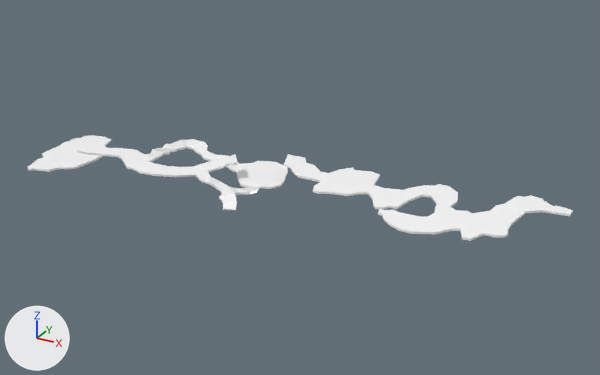
What one commit did to the FBX model CryptFlip/Assets/Models/floor.fbx.
Both versions are drawn from a 50 mm camera at (50.0, -334.0, 152.0) aimed at (-123.0, -20.0, -6.0). Arrows for +X, +Y and +Z are at lower left; the lights stay in place. Where no turn or scale is listed for an object, it has been applied to the vertices.

Before the edit, the objects in view are built like this:
```python
me_mesh = bpy.data.meshes.new('Mesh')
me_mesh.from_pydata(...)  # 460 vertices, 911 faces; spans x -268.0..-3.0, y -60.0..8.0, z -9.0..1.0
me_mesh.materials.append(mat_cavewall)  # white #ffffff
ob_floor = bpy.data.objects.new('floor', me_mesh)
ob_floor.location = (0.0, 0.0, 0.0)
```
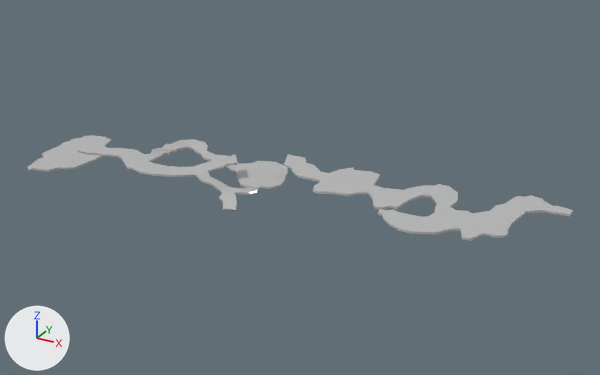
Diff of the bpy script that builds the scene:
```diff
--- a/CryptFlip/Assets/Models/floor.fbx.py
+++ b/CryptFlip/Assets/Models/floor.fbx.py
@@ mat_02___default @@
+mat_02___default = principled_material('02 - Default')
+mat_02___default.base_color = (0.5, 0.5, 0.5)  # grey #bcbcbc
+mat_02___default.roughness = 0.0
@@ me_mesh @@
 # used by ob_floor; location = (0.0, 0.0, 0.0)
-me_mesh.from_pydata(...)  # 460 vertices, 911 faces; spans x -268.0..-3.0, y -60.0..8.0, z -9.0..1.0
-me_mesh.materials.append(mat_cavewall)  # white #ffffff
+me_mesh.from_pydata(...)  # 932 vertices, 813 faces; spans x -268.0..-3.0, y -60.0..8.0, z -9.0..1.0
+# me_mesh part 1: 472 vertices added at x -265.0..-8.0, y -57.0..8.0, z -9.0..1.0
+me_mesh.materials.append(mat_02___default)  # grey #bcbcbc
```

Where the change shows, as pixel boxes [x1, y1, x2, y2] in the pictures (600 x 375 px):
part 1 of me_mesh, added
    after: [28, 135, 573, 238]
